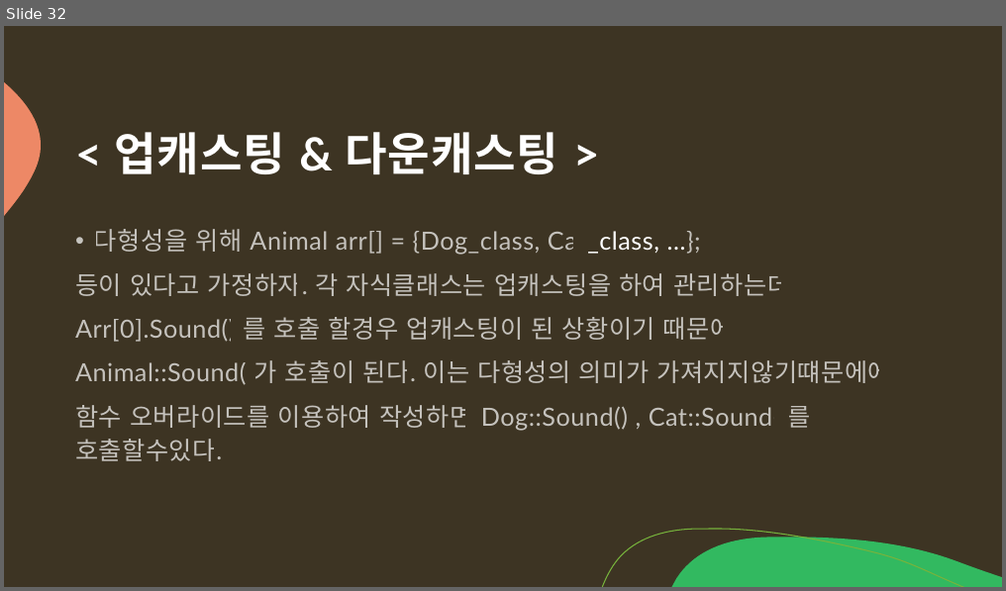
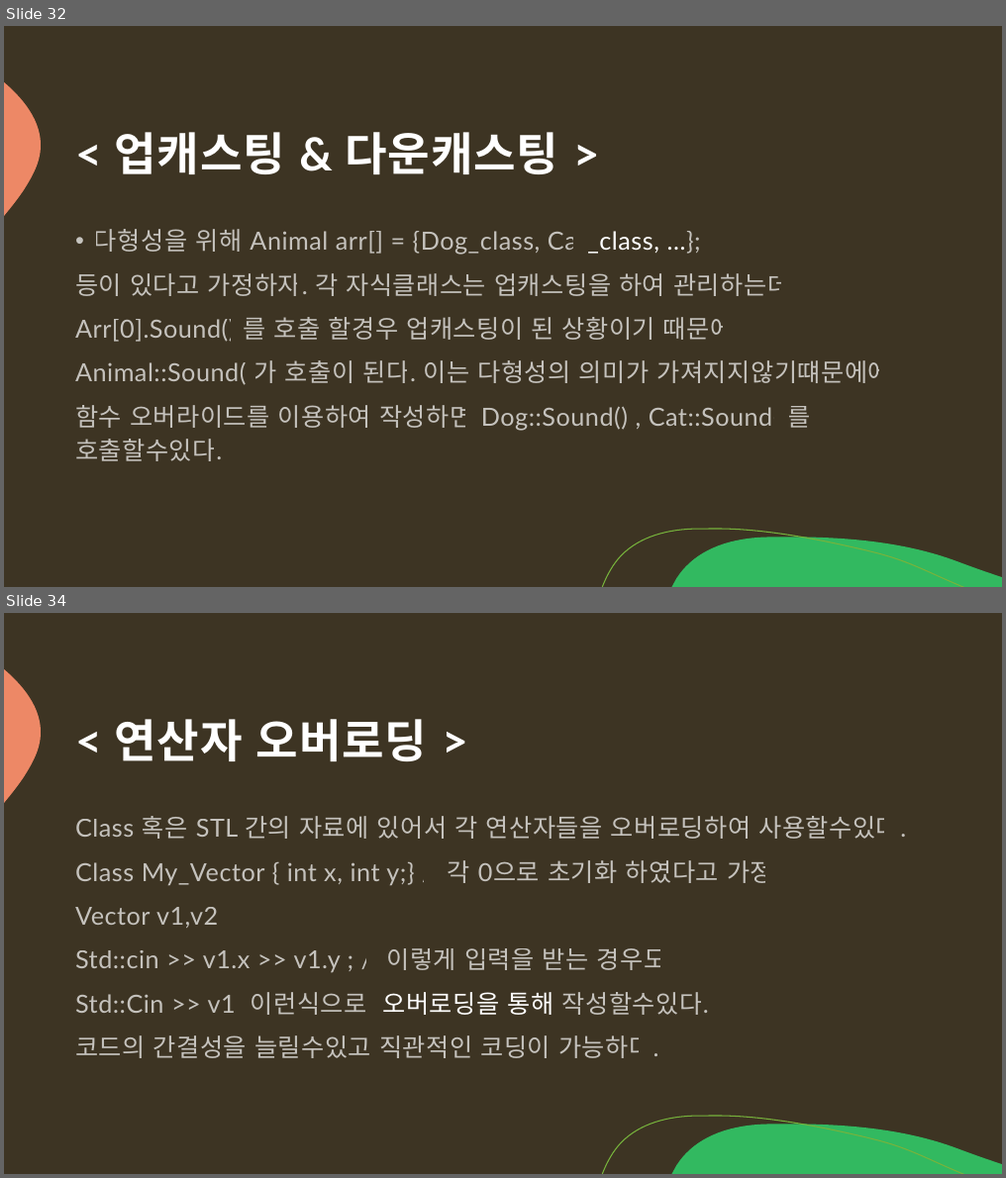
Before and after one commit to arkchimy/_Algorithm, a slide deck: 전공지식/C언어의 기초/C언어 기초지식.pptx. Shown one above the other, each under a label of ours: slide 32 before the commit, slides 32 and 34 after it; the slides between them are not shown. The pictures are 1006x591 and 1006x1178 pixels, drawn with LibreOffice and Linux fonts; fonts in the diff are those of the drawing. Boxes give left, top, right and bottom in pixels: in the first picture for what was removed or moved away, otherwise in the second. Text is boxed around its words. In the diff, an @@ line names an element or a change of style, - is before the commit and + after.

Commit message:
[C++ 지식 ] Friend & 연산자 오버로딩 & 예외처리

```diff
--- a/전공지식/C언어의 기초/C언어 기초지식.pptx
+++ b/전공지식/C언어의 기초/C언어 기초지식.pptx
@@ slide 34 added at (4, 613, 1002, 1174), background #3D3423; not listed: 3 template elements that a slide beside it also shows @@
@@ title added at (115, 719, 427, 761), 44 pt, text #FFFFFF, bold @@
+< 연산자 오버로딩 >
@@ text added at (75, 816, 907, 1059), 24 pt, text #FFFFFF at 70% opacity @@
+Class 혹은 STL 간의 자료에 있어서 각 연산자들을 오버로딩하여 사용할수있다.
+Class My_Vector { int x, int y;} // 각 0으로 초기화 하였다고 가정
+Vector v1,v2;
+Std::cin >> v1.x >> v1.y ; // 이렇게 입력을 받는 경우도
+Std::Cin >> v1; 이런식으로 오버로딩을 통해 작성할수있다.
+코드의 간결성을 늘릴수있고 직관적인 코딩이 가능하다.
```
Also in this commit, not shown: 2 other slides added.
